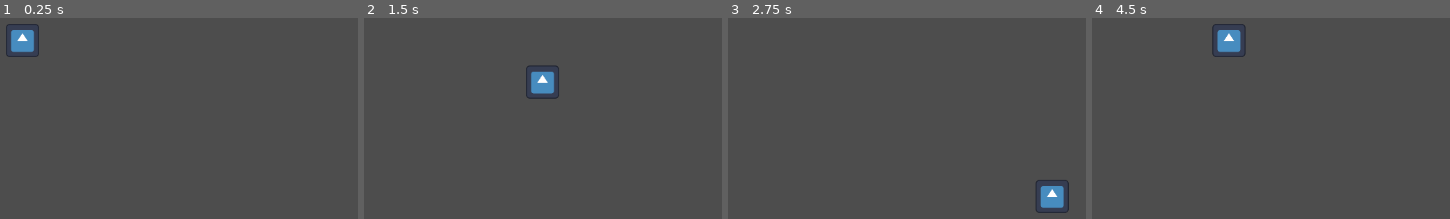
Above: before the commit, frames 1-4 (left to right).
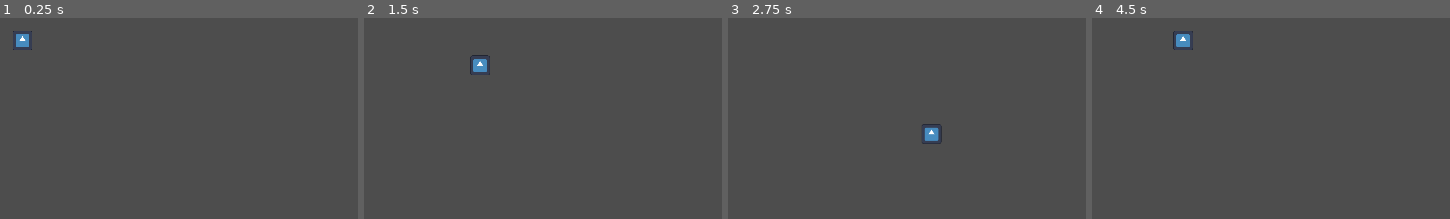
Above: after the commit, the same moments.

Repository: Shinigami92/ore-seeker
Game: Godot game, scene res://world.tscn
Two runs of this game, one before a commit and one after it. Both use one fixed random seed, a clock stepped at 60 frames per second and the inputs below. The project has no main scene, so this scene is started directly. The engine's default icon, where the game draws it, is replaced by a stand-in: a white triangle on a blue panel in a dark square.
Inputs:
- Up to frame 1 (0.25 s): no input
- Up to frame 2 (1.5 s): tap Enter at 0.5 s; hold D (move_right) 0.53-1.28 s; hold S (move_down) from 1.28 s (still down)
- Up to frame 3 (2.75 s): release S (move_down) at 2.03 s; hold D (move_right) from 2.03 s (still down)
- Up to frame 4 (4.5 s): release D (move_right) at 2.78 s; hold W (move_up) 2.78-3.53 s; hold A (move_left) from 3.53 s (still down)

The runs differ from the first frame. In frame 1, 0.8% of the frame differs, in the area x 1-11%, y 2-20%; in frame 2, 1.4%, in the area x 29-55%, y 18-41%; in frame 3, 1.4%; in frame 4, 1.4%.

Commit message:
Configure window size

Diff:
--- a/project.godot
+++ b/project.godot
@@ -13,6 +13,12 @@
 config/name="OreSeeker"
 config/features=PackedStringArray("4.1", "GL Compatibility")
 config/icon="res://icon.svg"
+
+[display]
+
+window/size/viewport_width=1920
+window/size/viewport_height=1080
+window/size/resizable=false
 
 [input]
 
--- a/world.tscn
+++ b/world.tscn
@@ -10,7 +10,7 @@
 [node name="Node2D" type="Node2D"]
 
 [node name="CharacterBody2D" type="CharacterBody2D" parent="."]
-position = Vector2(576, 324)
+position = Vector2(960, 540)
 scale = Vector2(2.5, 2.5)
 script = ExtResource("1_v11vl")
 
